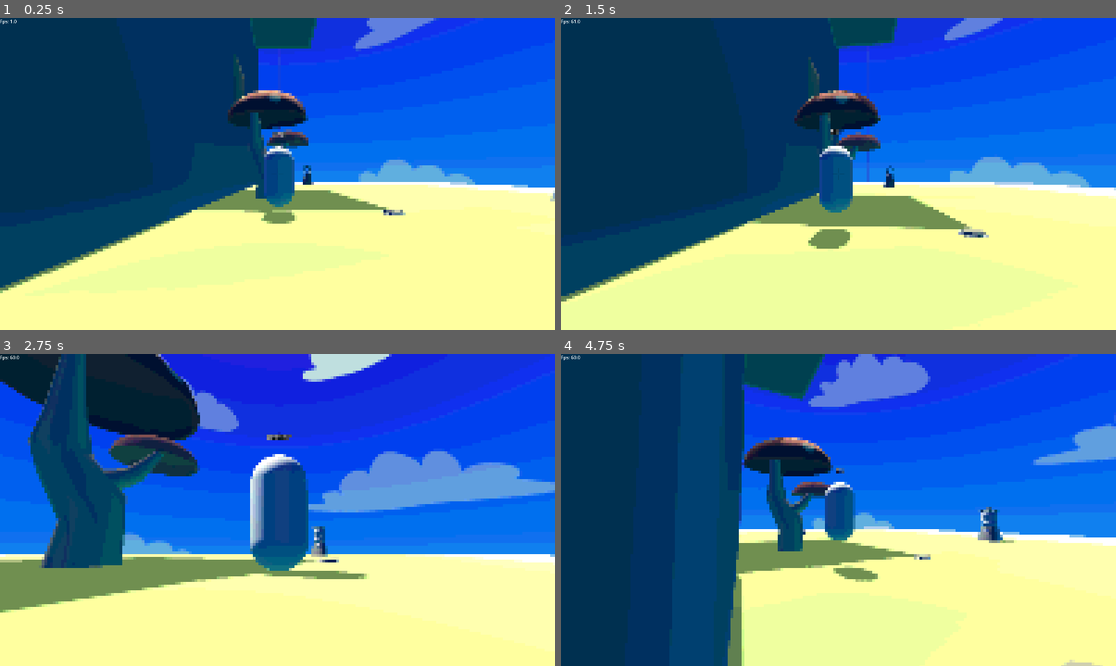
Above: before the commit, frames 1-4 (two rows, left to right).
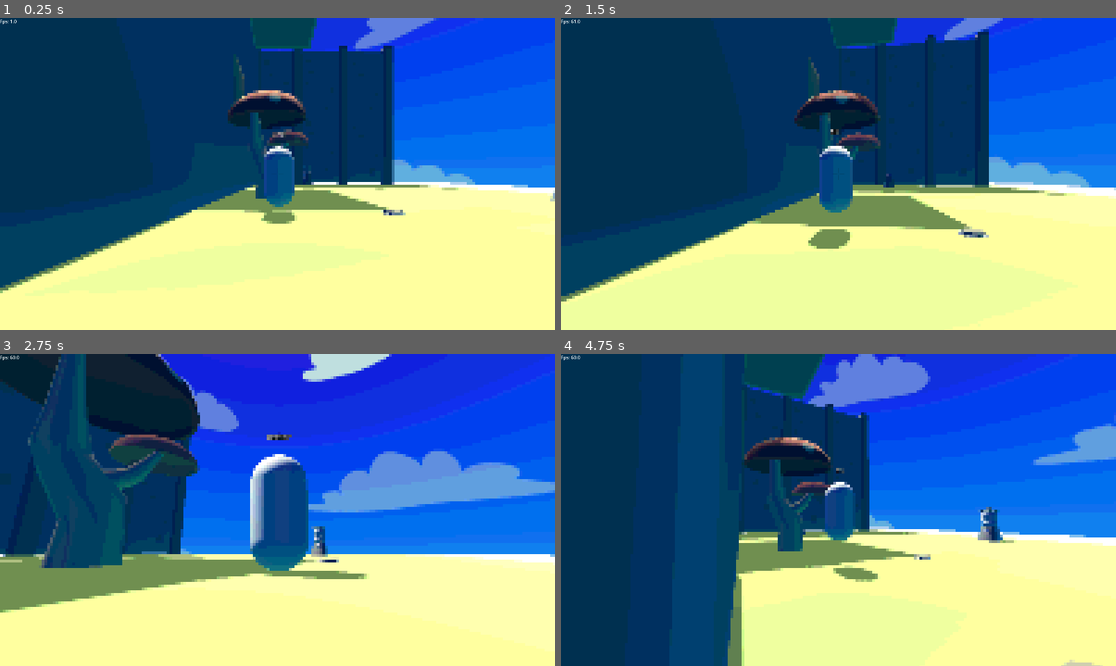
Above: after the commit, the same moments.

Repository: JZxAkuma/FIT2145-Game-Prototype-1
Game: Godot game, scene res://do_not_touch_this.tscn
The game is run twice, just before and just after one commit, with the same random seed, the same clock (stepped at 60 frames per second) and the same inputs. This scene is started directly instead of the project's main scene.
Inputs (mouse positions are in pixels of both pictures, inside the frame that each line leads up to):
- Up to frame 1 (0.25 s): no input
- Up to frame 2 (1.5 s): tap Enter (ui_accept) at 0.5 s; move the mouse to (866, 174) at 0.52 s; hold Right mouse button (aim) 0.53-1.28 s; hold Up (ui_up) from 0.53 s (still down); tap Space (jump) at 0.77 s; move the mouse to (810, 174) at 1.27 s; tap Mouse wheel down (scroll_down) at 1.35 s
- Up to frame 3 (2.75 s): keep holding Up (ui_up); tap Space (jump) at 1.52 s; move the mouse to (288, 503) at 2.02 s; tap Mouse wheel up (scroll_up) at 2.1 s
- Up to frame 4 (4.75 s): keep holding Up (ui_up); move the mouse to (832, 516) at 2.77 s; click (832, 516) at 2.85 s; tap Space (jump) at 3.02, 3.77, 4.52 s; move the mouse to (877, 513) at 3.52 s; hold Right mouse button (aim) 3.53-4.28 s; move the mouse to (794, 506) at 4.27 s; tap Mouse wheel down (scroll_down) at 4.35 s

The runs differ from the first frame. In frame 1, 8.8% of the frame differs, in the area x 44-83%, y 8-56%; in frame 2, 12%, in the area x 50-92%, y 3-58%; in frame 3, 7.5%; in frame 4, 6.7%.

Commit message:
Transition Tweaks
+ Transition now truly wait for next level to load before fading out

Diff:
--- a/do_not_touch_this.tscn
+++ b/do_not_touch_this.tscn
@@ -11,6 +11,7 @@
 [ext_resource type="PackedScene" uid="uid://6kam6bi8678n" path="res://level component/Grass Blocks/grass_block_bevel_bottom.tscn" id="9_ysvdf"]
 [ext_resource type="PackedScene" uid="uid://urioemqqu7sh" path="res://level component/Rock Blocks/rock_block_no_bevel.tscn" id="10_b1f4k"]
 [ext_resource type="PackedScene" uid="uid://bui78i54bg7k4" path="res://level component/Deco/Trees/mushroom.tscn" id="11_ysvdf"]
+[ext_resource type="PackedScene" uid="uid://l45nsc3pipaj" path="res://level component/Deco/Castle/castle_wall.tscn" id="12_b1f4k"]
 
 [sub_resource type="ShaderMaterial" id="ShaderMaterial_2siwp"]
 shader = ExtResource("1_m3ehg")
@@ -119,4 +120,10 @@
 [node name="Mushroom" parent="." instance=ExtResource("11_ysvdf")]
 transform = Transform3D(0.916041, 0, -0.401085, 0, 1, 0, 0.401085, 0, 0.916041, -0.993749, 0.590874, -5.75815)
 
+[node name="castle wall" parent="." instance=ExtResource("12_b1f4k")]
+transform = Transform3D(2.01489, 0, 0, 0, 4.58126, 0, 0, 0, 1, -4.31036, 0.676731, -24.4462)
+
+[node name="castle wall2" parent="." instance=ExtResource("12_b1f4k")]
+transform = Transform3D(2.01489, 0, 0, 0, 4.58126, 0, 0, 0, 1, -4.31036, 10.0053, -24.4462)
+
 [editable path="Checkpoint"]
--- a/transition.gd
+++ b/transition.gd
@@ -12,11 +12,23 @@
 	pass
 
 
+#func _transition_scene(scene: String):
+	#animation_player.play("fade_in")
+	#await animation_player.animation_finished
+#
+	#get_tree().change_scene_to_file(scene)
+#
+	#await get_tree().process_frame
+	#animation_player.play("fade_out")
+
 func _transition_scene(scene: String):
 	animation_player.play("fade_in")
 	await animation_player.animation_finished
 
+	var old_scene = get_tree().current_scene
 	get_tree().change_scene_to_file(scene)
 
-	await get_tree().process_frame
+	while get_tree().current_scene == old_scene:
+		await get_tree().process_frame
+
 	animation_player.play("fade_out")
Not shown: 1 places in do_not_touch_this.tscn that only renumber resources
